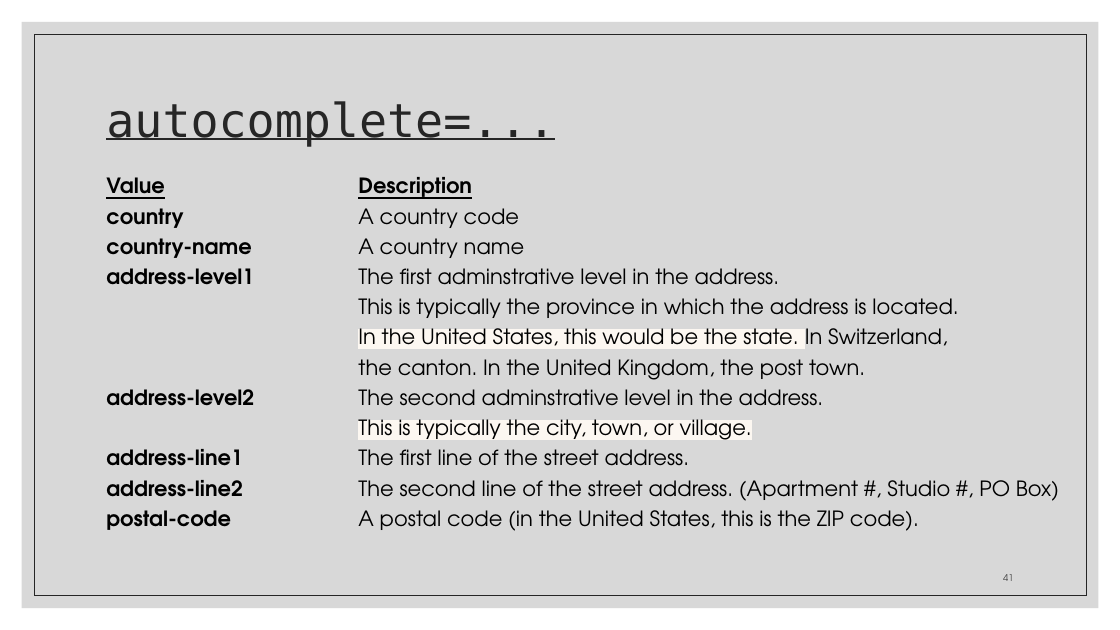
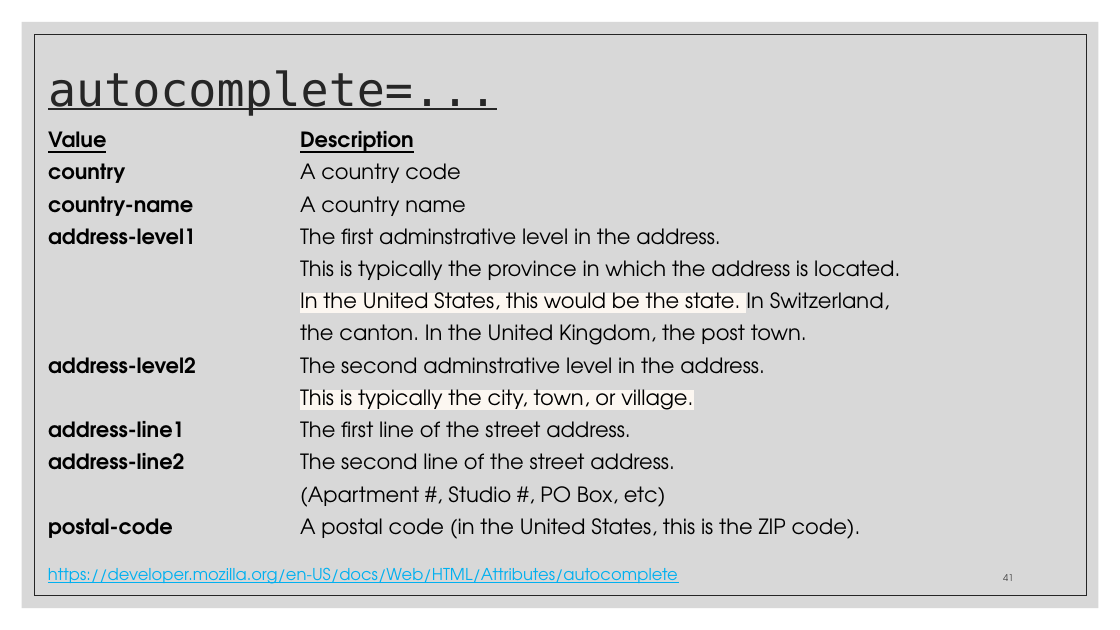
Before and after one commit to zackstotts/base-node-curriculum, a slide deck: slide 41 of unit_00/html_review/03 HTML Forms.pptx. Drawn at 1120x630 pixels with LibreOffice and Linux fonts; fonts in the diff are those of the drawing. Boxes give left, top, right and bottom in pixels: in the first picture for what was removed or moved away, otherwise in the second. Text is boxed around its words. In the diff, an @@ line names an element or a change of style, - is before the commit and + after.

```diff
--- a/unit_00/html_review/03 HTML Forms.pptx
+++ b/unit_00/html_review/03 HTML Forms.pptx
@@ title "autocomplete=...": place and size @@
-title "autocomplete=..." at (106, 101, 555, 147)
+title "autocomplete=..." at (48, 70, 497, 116)
@@ text "Value Description": place and size @@
-text "Value Description" at (106, 177, 1059, 531)
+text "Value Description" at (48, 131, 900, 539)
@@ text at (48, 131, 900, 539): line spacing 1.2 to 1; more space between paragraphs @@
@@ text at (300, 453, 675, 507): text changed @@
-address-line2 The second line of the street address. (Apartment #, Studio #, PO Box)
+address-line2 The second line of the street address.
+(Apartment #, Studio #, PO Box, etc)
@@ text added at (48, 567, 678, 584), 14 pt, text #00B0F0, underline @@
+https://developer.mozilla.org/en-US/docs/Web/HTML/Attributes/autocomplete
```
Also in this commit, not shown: 37 other slides changed.
